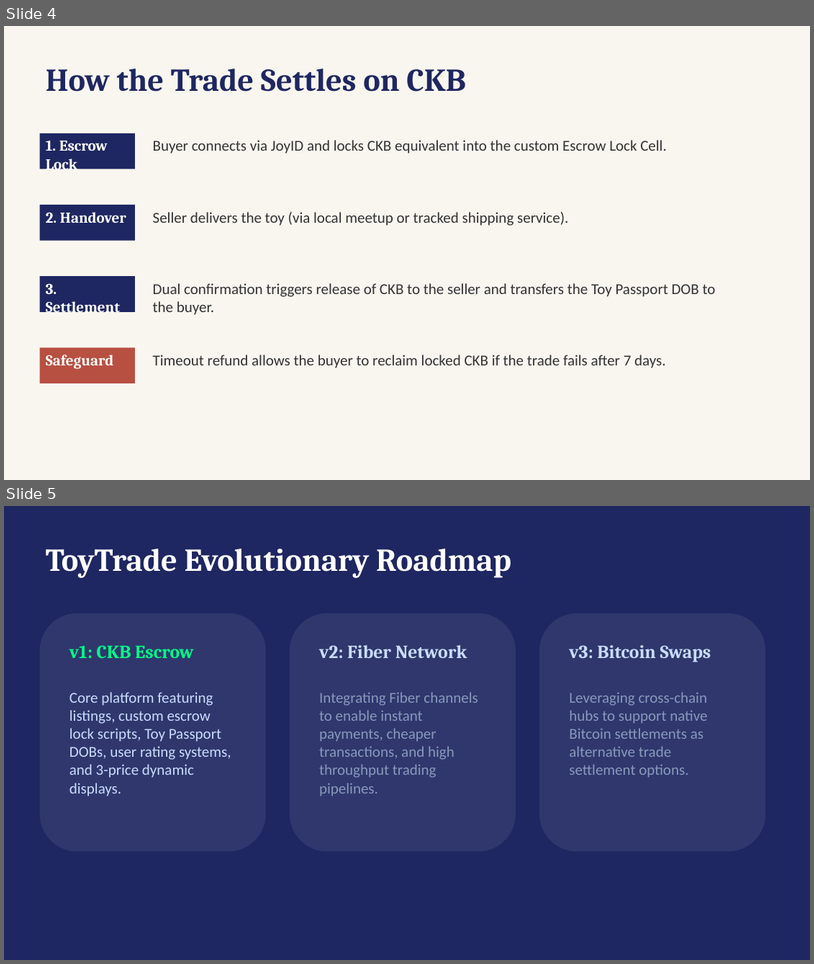
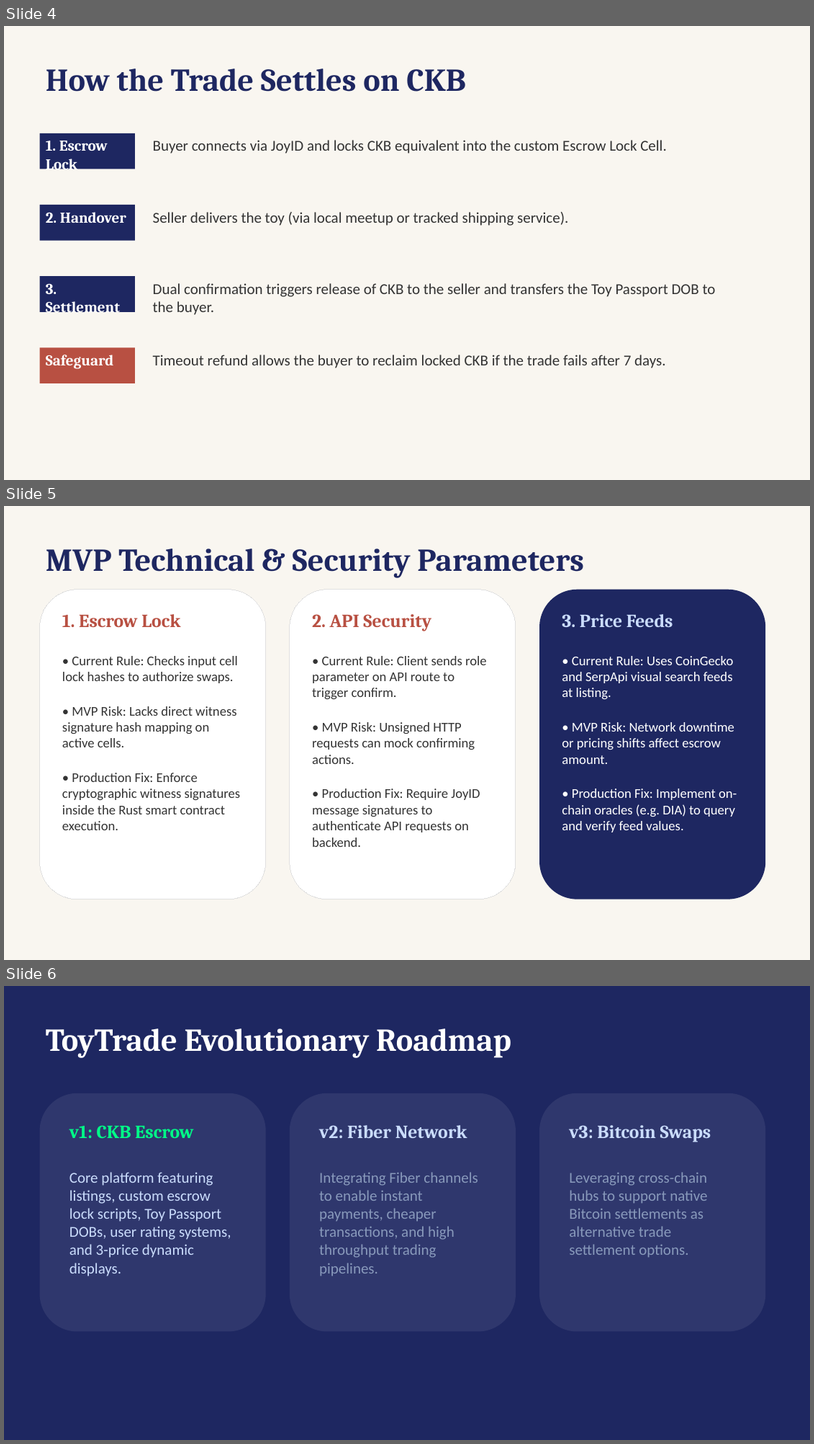
Before and after one commit to nghiadang391/Toy_trading_platform, a slide deck: toytrade_pitch.pptx. Shown one above the other, each under a label of ours: slides 4 and 5 before the commit, slides 4, 5 and 6 after it. The pictures are 814x964 and 814x1444 pixels, drawn with LibreOffice and Linux fonts; fonts in the diff are those of the drawing. Boxes give left, top, right and bottom in pixels: in the first picture for what was removed or moved away, otherwise in the second. Text is boxed around its words. In the diff, an @@ line names an element or a change of style, - is before the commit and + after.

Commit message:
Update ToyTrade presentation slides with technical security architecture parameters

```diff
--- a/toytrade_pitch.pptx
+++ b/toytrade_pitch.pptx
@@ slide 5 added at [4,506,810,960], background #F9F6F0 @@
@@ text added at [46,548,584,578], 38 pt, text #1E2761, bold @@
+MVP Technical & Security Parameters
@@ rounded rectangle added at [40,590,266,899], fill #FFFFFF, outline #E0E0E0 0.75 pt @@
@@ rounded rectangle added at [290,590,516,899], fill #FFFFFF, outline #E0E0E0 0.75 pt @@
@@ rounded rectangle added at [540,590,766,899], fill #1E2761 @@
@@ text added at [62,614,180,627], 22 pt, text #B85042, bold @@
+1. Escrow Lock
@@ text added at [312,614,432,631], 22 pt, text #B85042, bold @@
+2. API Security
@@ text added at [562,614,674,627], 22 pt, text #CADCFC, bold @@
+3. Price Feeds
@@ text added at [62,656,241,830], 16 pt, text #333333 @@
+• Current Rule: Checks input cell lock hashes to authorize swaps.
+• MVP Risk: Lacks direct witness signature hash mapping on active cells.
+• Production Fix: Enforce cryptographic witness signatures inside the Rust smart contract execution.
@@ text added at [312,656,487,847], 16 pt, text #333333 @@
+• Current Rule: Client sends role parameter on API route to trigger confirm.
+• MVP Risk: Unsigned HTTP requests can mock confirming actions.
+• Production Fix: Require JoyID message signatures to authenticate API requests on backend.
@@ text added at [562,656,737,832], 16 pt, text #FFFFFF @@
+• Current Rule: Uses CoinGecko and SerpApi visual search feeds at listing.
+• MVP Risk: Network downtime or pricing shifts affect escrow amount.
+• Production Fix: Implement on-chain oracles (e.g. DIA) to query and verify feed values.
@@ what was slide 5 is now slide 6 @@
```
